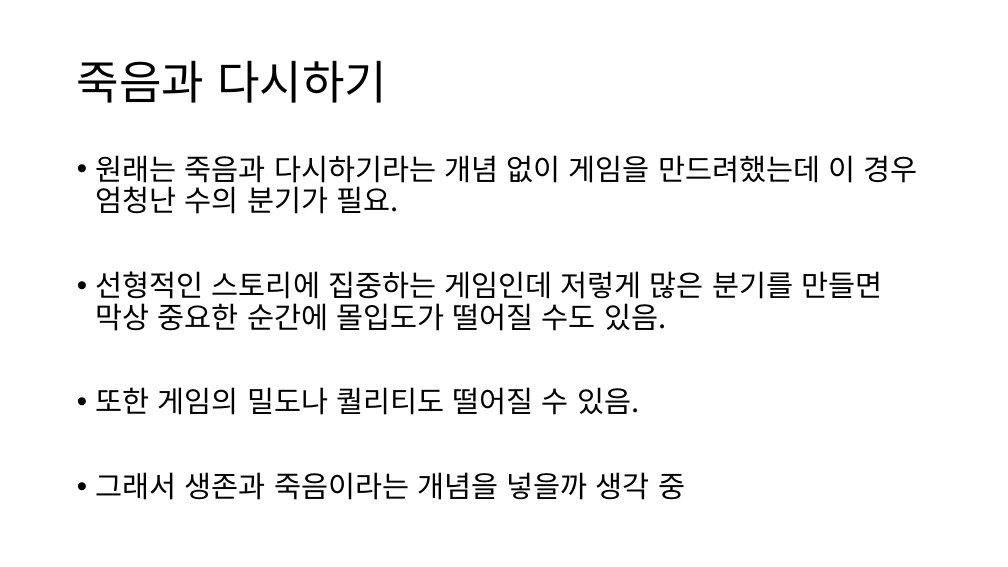
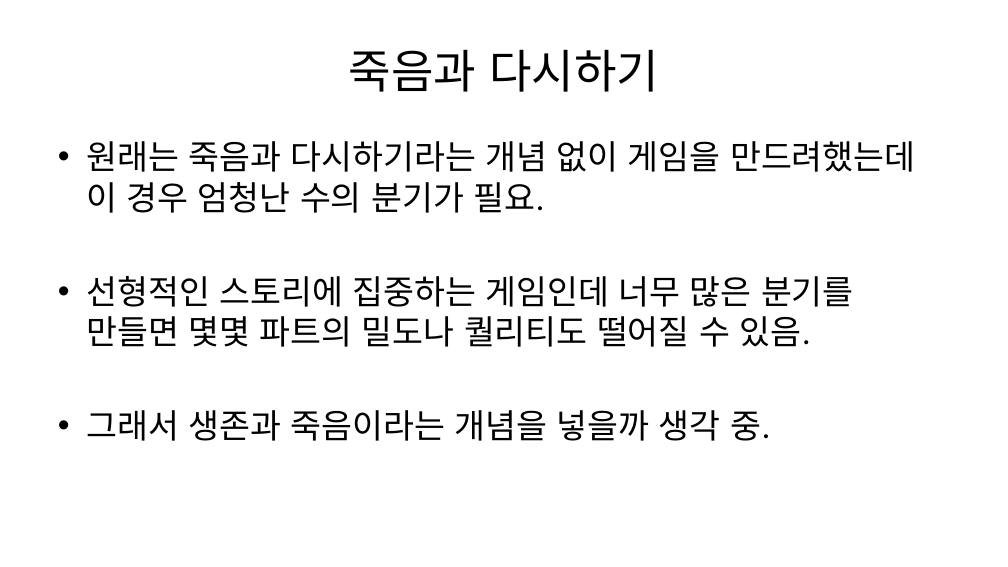
Before and after one commit to Penguin-God/Human_Doll_Play, a slide deck: slide 9 of 기획/문서/유도 시스템.pptx (slide 7 before the commit). Drawn at 1008x567 pixels with LibreOffice and Linux fonts; fonts in the diff are those of the drawing. Boxes give left, top, right and bottom in pixels: in the first picture for what was removed or moved away, otherwise in the second. Text is boxed around its words. In the diff, an @@ line names an element or a change of style, - is before the commit and + after.

```diff
--- a/기획/문서/유도 시스템.pptx
+++ b/기획/문서/유도 시스템.pptx
@@ title "죽음과 다시하기": place and size @@
-title "죽음과 다시하기" at [77,60,387,103]
+title "죽음과 다시하기" at [349,49,659,92]
@@ title "죽음과 다시하기" at [349,49,659,92]: font Noto Sans CJK KR to Calibri; alignment left to centre; line spacing 0.9 to 1 @@
@@ text "원래는 죽음과 다시하기라는 개념 없이 ...": place and size @@
-text "원래는 죽음과 다시하기라는 개념 없이 ..." at [96,155,918,500]
+text "원래는 죽음과 다시하기라는 개념 없이 ..." at [86,141,915,441]
@@ text at [86,141,915,213]: size 28 to 32 pt, font Noto Sans CJK KR to Calibri in "원래는 죽음과 다시하기라는 개념 없이 게임을 만드려했는데 ..."; indent changed; line spacing 0.9 to 1; less space between paragraphs @@
@@ text at [86,276,854,441]: text changed; size 28 to 32 pt; font Noto Sans CJK KR to Calibri @@
-• 선형적인 스토리에 집중하는 게임인데 저렇게 많은 분기를 만들면 막상 중요한 순간에 몰입도가 떨어질 수도 있음.
-• 또한 게임의 밀도나 퀄리티도 떨어질 수 있음.
-• 그래서 생존과 죽음이라는 개념을 넣을까 생각 중
+• 선형적인 스토리에 집중하는 게임인데 너무 많은 분기를 만들면 몇몇 파트의 밀도나 퀄리티도 떨어질 수 있음.
+• 그래서 생존과 죽음이라는 개념을 넣을까 생각 중.
```
Also in this commit, not shown: 5 other slides changed, 5 slides added, 2 slides removed, 4 other files.
